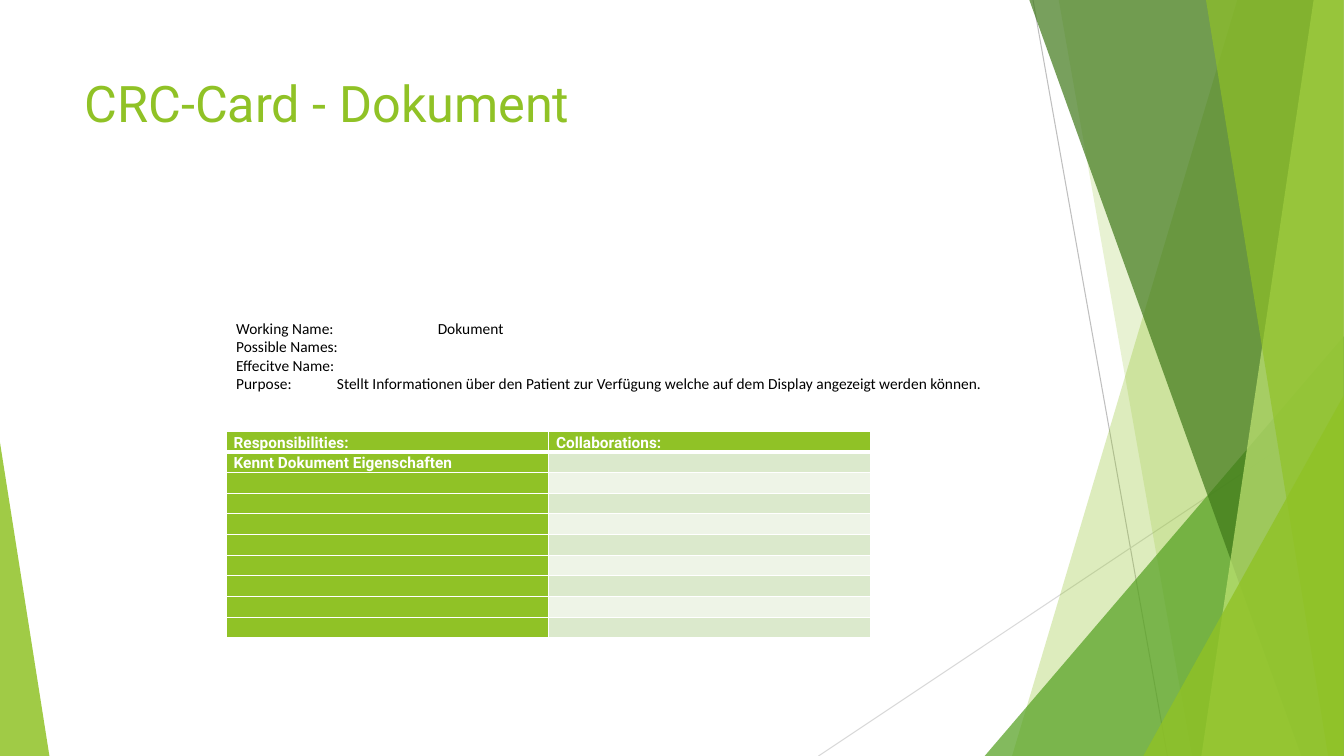
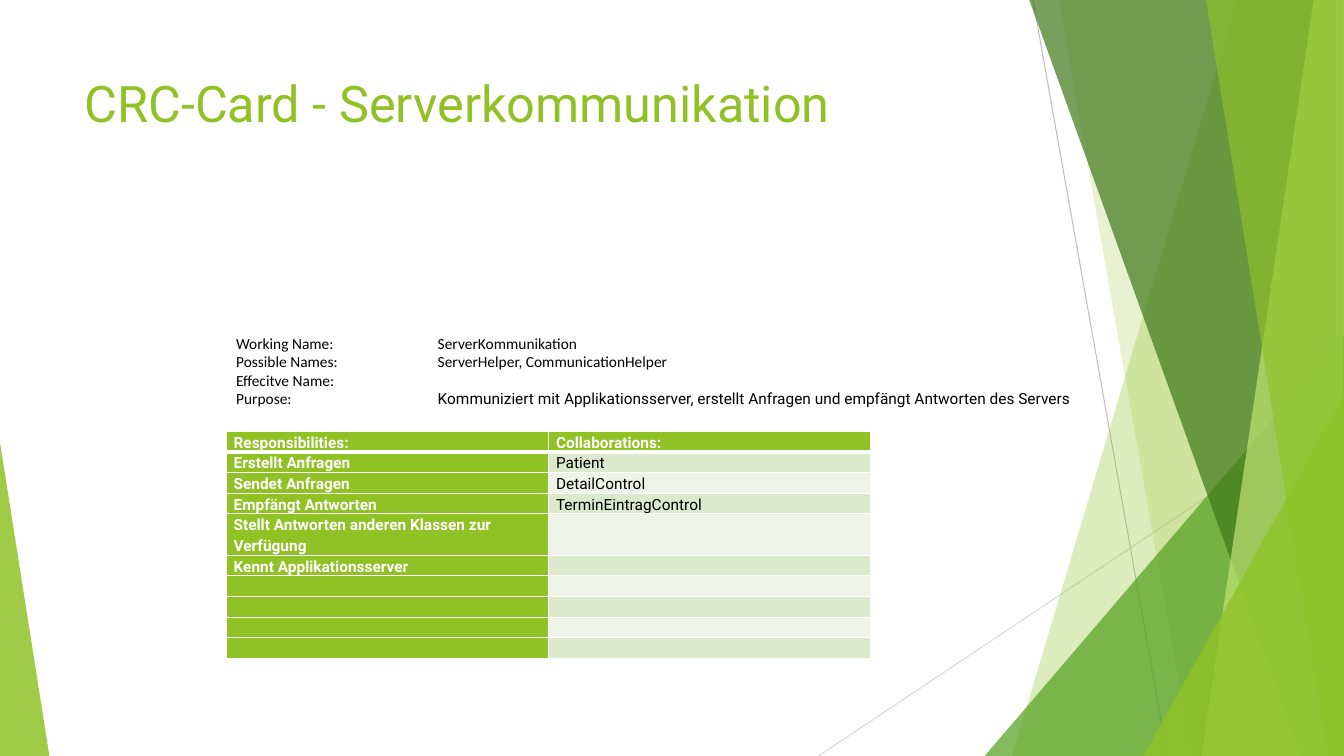
Before and after one commit to lants1/ch.bfh.bti7081.s2013.green, a slide deck: slide 4 of ch.bfh.bti7081.s2013.green/doc/task7/Task7_Präsentation.pptx. Drawn at 1344x756 pixels with LibreOffice and Linux fonts; fonts in the diff are those of the drawing; background and template pictures are left out. Boxes give left, top, right and bottom in pixels: in the first picture for what was removed or moved away, otherwise in the second. Text is boxed around its words. In the diff, an @@ line names an element or a change of style, - is before the commit and + after.

```diff
--- a/ch.bfh.bti7081.s2013.green/doc/task7/Task7_Präsentation.pptx
+++ b/ch.bfh.bti7081.s2013.green/doc/task7/Task7_Präsentation.pptx
@@ title at [85,84,829,123]: text changed @@
-CRC-Card - Dokument
+CRC-Card - Serverkommunikation
@@ text "Working Name: ServerKommunikation": place and size @@
-text "Working Name: ServerKommunikation" at [236,323,981,392]
+text "Working Name: ServerKommunikation" at [236,338,1069,408]
@@ text at [236,338,337,367]: text changed @@
-Working Name: Dokument
-Possible Names:
+Working Name: ServerKommunikation
+Possible Names: ServerHelper, CommunicationHelper
@@ text at [236,392,1069,408]: text changed; font Calibri to Roboto @@
-Purpose: Stellt Informationen über den Patient zur Verfügung welche auf dem Display angezeigt werden können.
+Purpose: Kommuniziert mit Applikationsserver, erstellt Anfragen und empfängt Antworten des Servers
@@ table at [226,432,871,665] @@
-row 2: Kennt Dokument Eigenschaften | 
+row 2: Erstellt Anfragen | Patient
+row 3: Sendet Anfragen | DetailControl
+row 4: Empfängt Antworten | TerminEintragControl
+row 5: Stellt Antworten anderen Klassen zur Verfügung | 
+row 6: Kennt Applikationsserver | 
-row 7:  | 
-row 8:  | 
-row 9:  | 
-row 10:  | 
```
Also in this commit, not shown: 2 other slides changed, 1 slide added, 2 slides removed.
